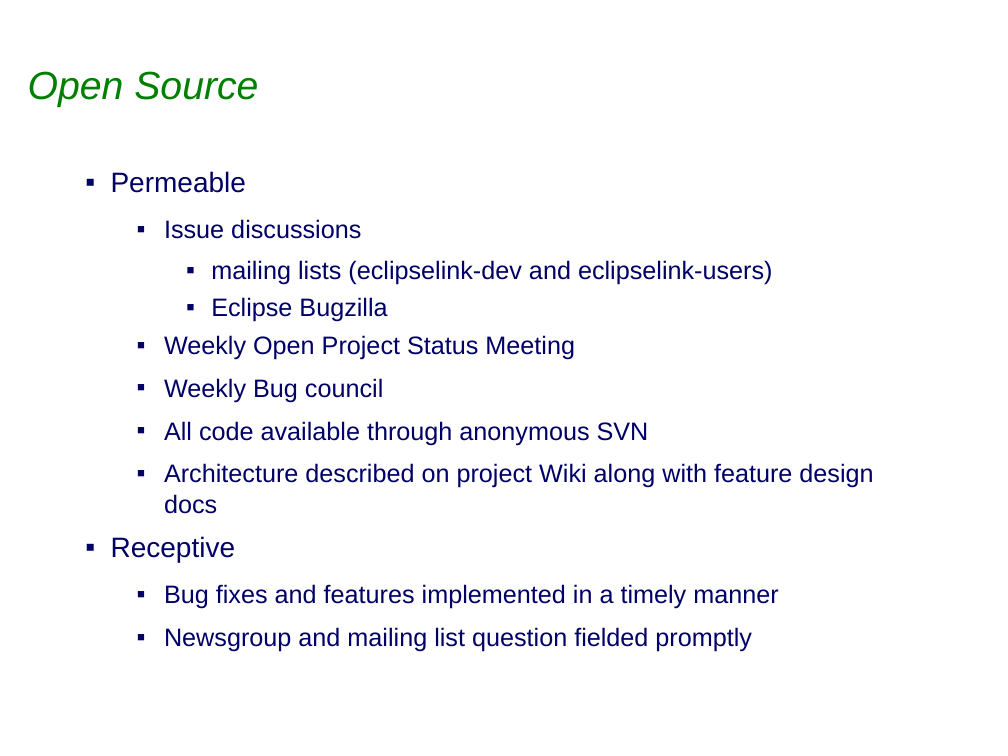
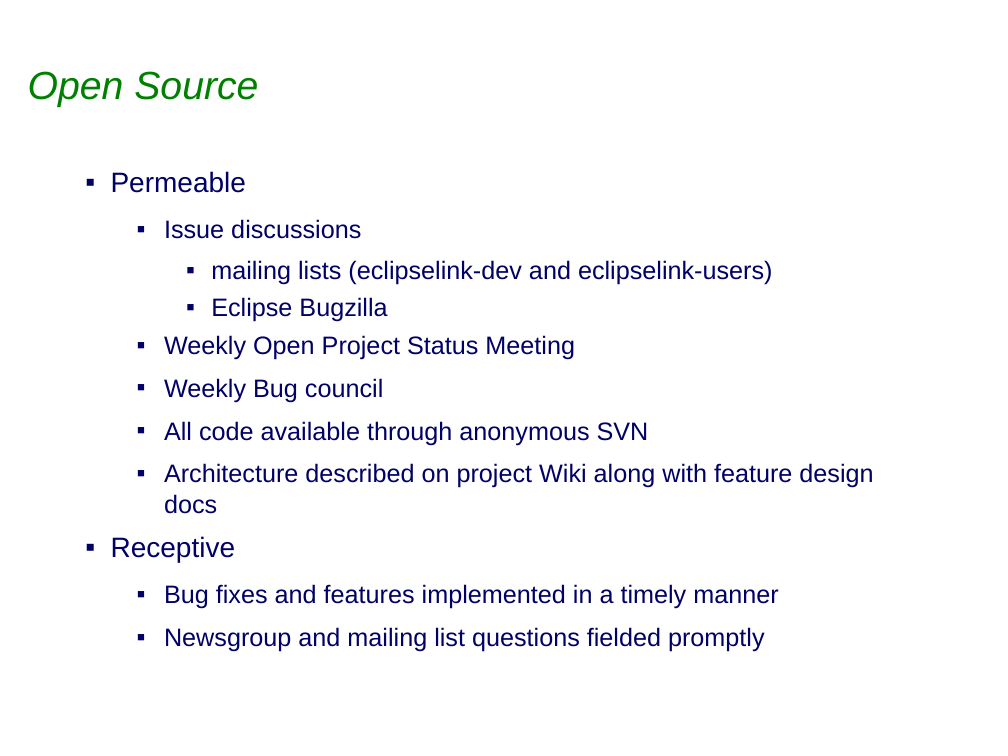
Before and after one commit to eclipse-ee4j/eclipselink, a slide deck: slide 9 of project-admin/Eclipselink_1.2.0_Release_Review.ppt (slide 10 before the commit). Drawn at 1008x756 pixels with LibreOffice and Linux fonts; fonts in the diff are those of the drawing; background and template pictures are left out. Boxes give left, top, right and bottom in pixels: in the first picture for what was removed or moved away, otherwise in the second. Text is boxed around its words. In the diff, an @@ line names an element or a change of style, - is before the commit and + after.

```diff
--- a/project-admin/Eclipselink_1.2.0_Release_Review.ppt
+++ b/project-admin/Eclipselink_1.2.0_Release_Review.ppt
@@ text at <box>164,627,765,652</box>: text changed @@
-  ▪ Newsgroup and mailing list question fielded promptly
+  ▪ Newsgroup and mailing list questions fielded promptly
```
Also in this commit, not shown: 5 other slides changed, 1 slide removed.
